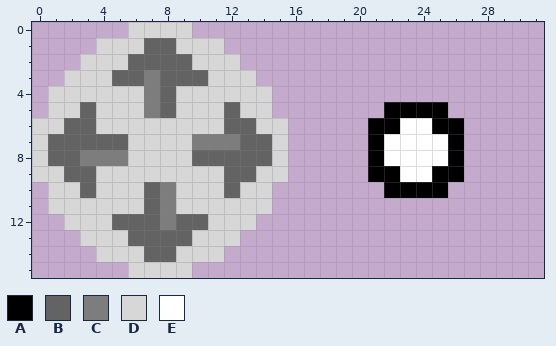
Edited in one commit: pixel-art sprite (SoftwareEducacional-AlgoritmGame/Assets/Sprites/Teste/JoyStick 1.png). This is how it looked before the edit.
The file is 32x16 pixels.
Palette (. is transparent): A #000000  B #636363  C #7d7d7d  D #d7d7d7  E #ffffff
And afterwards:
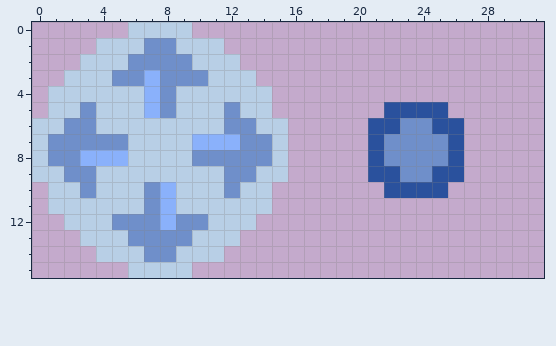
The exact change:
@@ palette @@
-A #000000
+A #2a519d
-B #636363
+B #6f8fca
-C #7d7d7d
+C #8ab1fb
-D #d7d7d7
+D #b8cfe6
@@ x 20..27 @@
  5 ..AAAA..
- 6 .AAEEAA.
- 7 .AEEEEA.
- 8 .AEEEEA.
- 9 .AAEEAA.
+ 6 .AABBAA.
+ 7 .ABBBBA.
+ 8 .ABBBBA.
+ 9 .AABBAA.
 10 ..AAAA..
Boxes around the changes in both pictures, in picture pixels (x1, y1, x2, y2):
changed: (32, 22, 288, 278)
changed: (368, 102, 464, 198)
